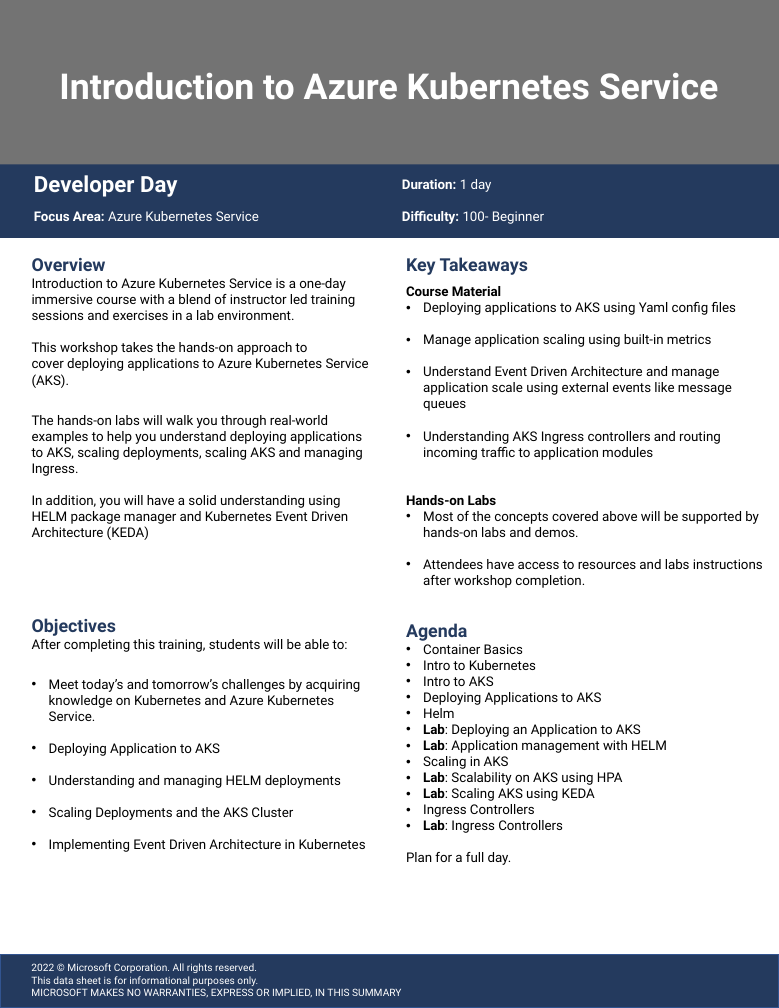
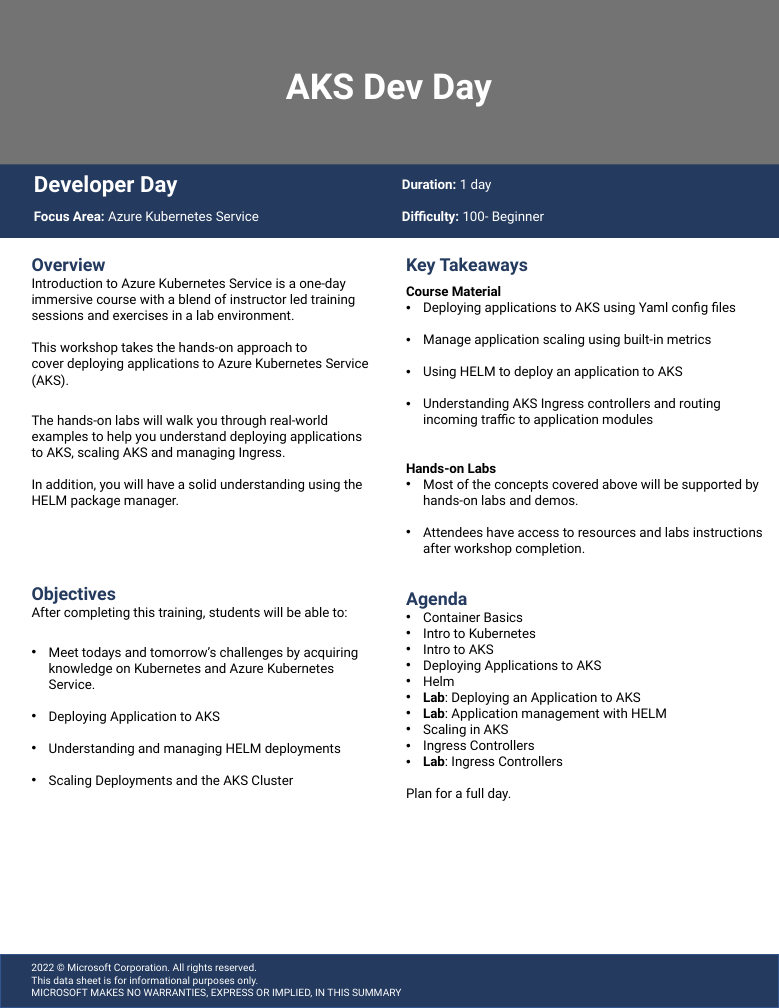
Before and after one commit to microsoft/aks-dev-day, a slide deck: slide 1 of datasheet/aks-dev-day-datasheet.pptx. Drawn at 779x1008 pixels with LibreOffice and Linux fonts; fonts in the diff are those of the drawing; background and template pictures are left out. Boxes give left, top, right and bottom in pixels: in the first picture for what was removed or moved away, otherwise in the second. Text is boxed around its words. In the diff, an @@ line names an element or a change of style, - is before the commit and + after.

```diff
--- a/datasheet/aks-dev-day-datasheet.pptx
+++ b/datasheet/aks-dev-day-datasheet.pptx
@@ text at <box>286,73,492,107</box>: text changed @@
-Introduction to Azure Kubernetes Service
+AKS Dev Day
@@ text at <box>423,366,683,379</box>: text changed @@
-• Understand Event Driven Architecture and manage application scale using external events like message queues
+• Using HELM to deploy an application to AKS
@@ text at <box>32,415,363,508</box>: text changed @@
-The hands-on labs will walk you through real-world examples to help you understand deploying applications to AKS, scaling deployments, scaling AKS and managing Ingress.
-In addition, you will have a solid understanding using HELM package manager and Kubernetes Event Driven Architecture (KEDA)
+The hands-on labs will walk you through real-world examples to help you understand deploying applications to AKS, scaling AKS and managing Ingress.
+In addition, you will have a solid understanding using the HELM package manager.
@@ text at <box>49,647,359,689</box>: text changed @@
-• Meet today’s and tomorrow’s challenges by acquiring knowledge on Kubernetes and Azure Kubernetes Service.
+• Meet todays and tomorrow’s challenges by acquiring knowledge on Kubernetes and Azure Kubernetes Service.
@@ text at <box>423,772,623,801</box>: paragraphs removed @@
-• Lab: Scalability on AKS using HPA
-• Lab: Scaling AKS using KEDA
@@ text at <box>49,839,366,852</box>: paragraph removed @@
-• Implementing Event Driven Architecture in Kubernetes
```
Also in this commit, not shown: 1 other file.
